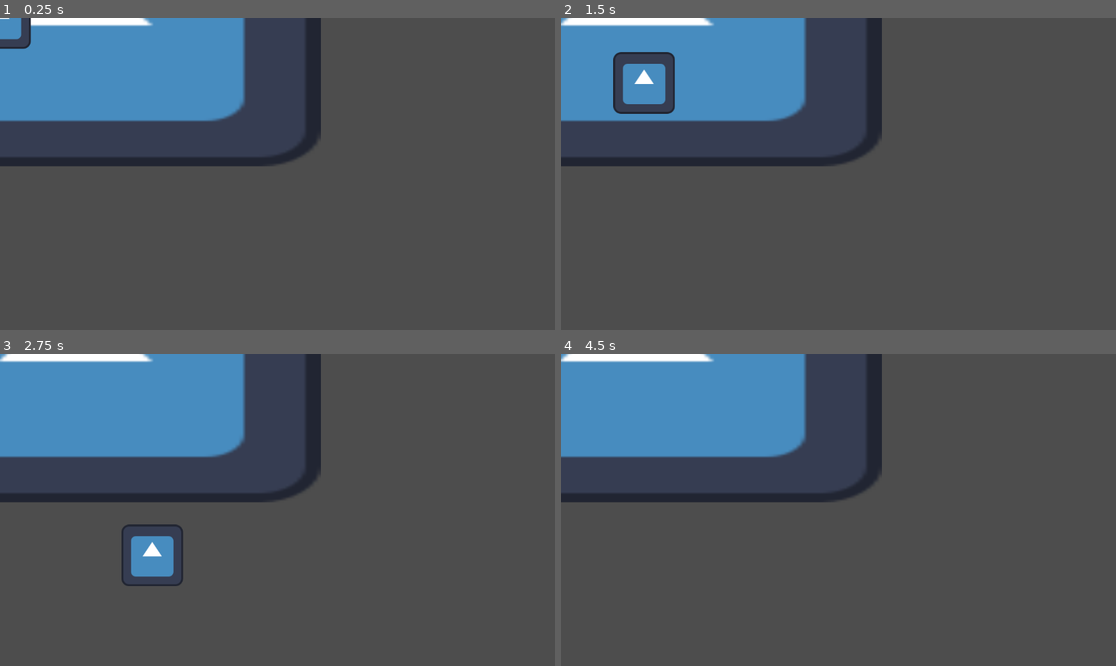
Above: before the commit, frames 1-4 (two rows, left to right).
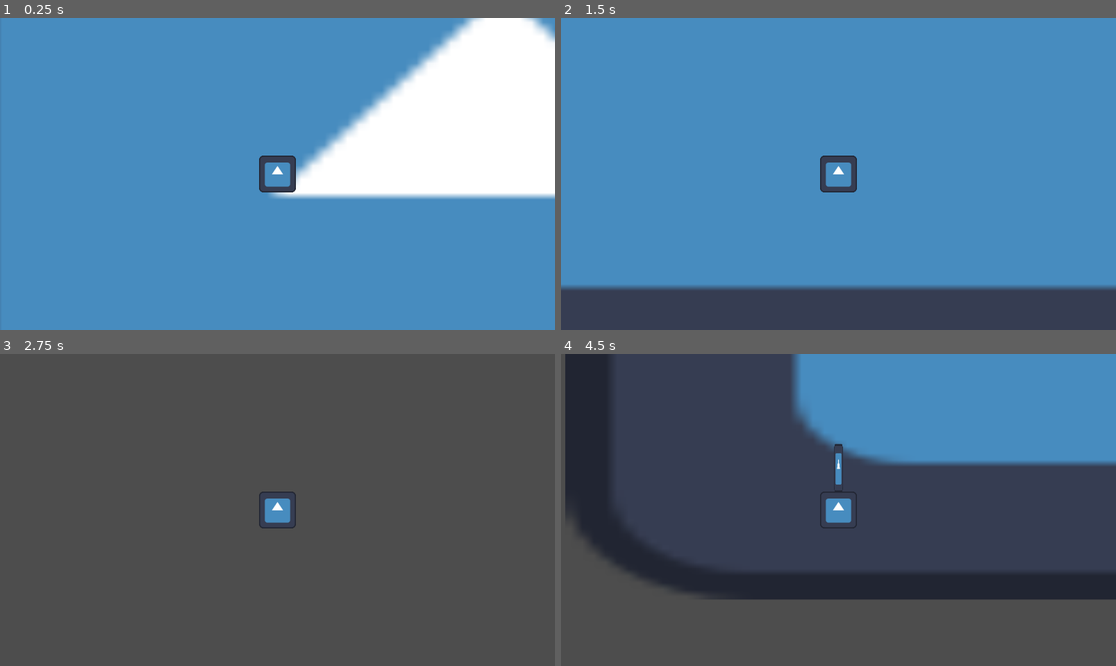
Above: after the commit, the same moments.

Repository: bigmonmulgrew/GodotJam70
Game: Godot game, scene res://Scenes/DELETEME.tscn
Same seed, same stepped clock (60 frames per second), same inputs: the game is played once before the commit and once after it. The project has no main scene, so this scene is started directly. The engine's default icon, where the game draws it, is replaced by a stand-in: a white triangle on a blue panel in a dark square.
Inputs (mouse positions are in pixels of both pictures, inside the frame that each line leads up to):
- Up to frame 1 (0.25 s): no input
- Up to frame 2 (1.5 s): tap Enter at 0.5 s; move the mouse to (960, 158) at 0.52 s; hold D (move_right) 0.53-1.28 s; click (960, 158) at 0.6 s; move the mouse to (727, 189) at 1.27 s; hold S (move_down) from 1.28 s (still down); tap Shift (defensive_action) at 1.35 s
- Up to frame 3 (2.75 s): click (166, 525) at 1.55 s; move the mouse to (333, 441) at 2.02 s; release S (move_down) at 2.03 s; hold D (move_right) from 2.03 s (still down); click (333, 441) at 2.1 s
- Up to frame 4 (4.5 s): move the mouse to (810, 572) at 2.77 s; release D (move_right) at 2.78 s; hold W (move_up) 2.78-3.53 s; click (810, 572) at 2.85 s; move the mouse to (1005, 556) at 3.52 s; hold A (move_left) from 3.53 s (still down); tap Shift (defensive_action) at 3.6 s; click (1005, 556) at 3.8 s; move the mouse to (672, 463) at 4.27 s; click (672, 463) at 4.35 s

The runs differ from the first frame. In frame 1, 86% of the frame differs, in the area x 0-100%, y 0-100%; in frame 2, 75%; in frame 3, 19%; in frame 4, 47%.

Commit message:
Added SwordSwipe Attack Component
Needs collision logic added

Diff:
--- a/Scenes/Character/character.tscn
+++ b/Scenes/Character/character.tscn
@@ -1,10 +1,11 @@
-[gd_scene load_steps=7 format=3 uid="uid://bs1eddaicb0iy"]
+[gd_scene load_steps=8 format=3 uid="uid://bs1eddaicb0iy"]
 
 [ext_resource type="Script" path="res://Scripts/Character/Character.gd" id="1_dxghx"]
 [ext_resource type="Texture2D" uid="uid://bsoah8gdmv5su" path="res://icon.svg" id="2_f665s"]
 [ext_resource type="PackedScene" uid="uid://cid0vv4el0hjd" path="res://Scenes/Components/health_component.tscn" id="2_jiiqt"]
 [ext_resource type="PackedScene" uid="uid://c74bwndkx5s18" path="res://Scenes/Components/user_movement_component.tscn" id="3_i4ace"]
 [ext_resource type="PackedScene" uid="uid://cjafnq2r4f08n" path="res://Scenes/Components/dash_component.tscn" id="5_36v8t"]
+[ext_resource type="PackedScene" uid="uid://b22mbah3esni7" path="res://Scenes/Components/Attacks/sword_swipe.tscn" id="6_iqirn"]
 
 [sub_resource type="RectangleShape2D" id="RectangleShape2D_4cjkn"]
 size = Vector2(130, 130)
@@ -14,9 +15,11 @@
 script = ExtResource("1_dxghx")
 
 [node name="Sprite2D" type="Sprite2D" parent="."]
+scale = Vector2(0.2, 0.2)
 texture = ExtResource("2_f665s")
 
 [node name="CollisionShape2D" type="CollisionShape2D" parent="."]
+scale = Vector2(0.2, 0.2)
 shape = SubResource("RectangleShape2D_4cjkn")
 
 [node name="HealthComponent" parent="." instance=ExtResource("2_jiiqt")]
@@ -25,3 +28,8 @@
 [node name="UserMovementComponent" parent="." instance=ExtResource("3_i4ace")]
 
 [node name="DashComponent" parent="." instance=ExtResource("5_36v8t")]
+
+[node name="Camera2D" type="Camera2D" parent="."]
+zoom = Vector2(3, 3)
+
+[node name="SwordSwipe" parent="." instance=ExtResource("6_iqirn")]
--- /dev/null
+++ b/Scenes/Components/Attacks/sword_swipe.tscn
@@ -0,0 +1,140 @@
+[gd_scene load_steps=7 format=3 uid="uid://b22mbah3esni7"]
+
+[ext_resource type="Script" path="res://Scripts/Components/Attacks/sword_swipe.gd" id="1_vciys"]
+[ext_resource type="Texture2D" uid="uid://bsoah8gdmv5su" path="res://icon.svg" id="2_dqlk2"]
+
+[sub_resource type="Animation" id="Animation_et1kh"]
+resource_name = "sword_attack"
+length = 0.2
+step = 0.01
+tracks/0/type = "value"
+tracks/0/imported = false
+tracks/0/enabled = true
+tracks/0/path = NodePath("Area2D:position")
+tracks/0/interp = 1
+tracks/0/loop_wrap = true
+tracks/0/keys = {
+"times": PackedFloat32Array(0.01, 0.1, 0.19),
+"transitions": PackedFloat32Array(1, 1, 1),
+"update": 0,
+"values": [Vector2(-9, 0), Vector2(0, -12), Vector2(14, -3)]
+}
+tracks/1/type = "value"
+tracks/1/imported = false
+tracks/1/enabled = true
+tracks/1/path = NodePath("Area2D:rotation")
+tracks/1/interp = 1
+tracks/1/loop_wrap = true
+tracks/1/keys = {
+"times": PackedFloat32Array(0.01, 0.1, 0.19),
+"transitions": PackedFloat32Array(1, 1, 1),
+"update": 0,
+"values": [-1.18206, -0.000213861, 1.46735]
+}
+tracks/2/type = "value"
+tracks/2/imported = false
+tracks/2/enabled = true
+tracks/2/path = NodePath("Area2D/CollisionShape2D:disabled")
+tracks/2/interp = 1
+tracks/2/loop_wrap = true
+tracks/2/keys = {
+"times": PackedFloat32Array(0, 0.01, 0.2),
+"transitions": PackedFloat32Array(1, 1, 1),
+"update": 1,
+"values": [true, false, true]
+}
+tracks/3/type = "value"
+tracks/3/imported = false
+tracks/3/enabled = true
+tracks/3/path = NodePath("Area2D/Sprite2D:visible")
+tracks/3/interp = 1
+tracks/3/loop_wrap = true
+tracks/3/keys = {
+"times": PackedFloat32Array(0, 0.01, 0.2),
+"transitions": PackedFloat32Array(1, 1, 1),
+"update": 1,
+"values": [false, true, false]
+}
+
+[sub_resource type="Animation" id="Animation_eeofq"]
+length = 0.001
+tracks/0/type = "value"
+tracks/0/imported = false
+tracks/0/enabled = true
+tracks/0/path = NodePath("Area2D:position")
+tracks/0/interp = 1
+tracks/0/loop_wrap = true
+tracks/0/keys = {
+"times": PackedFloat32Array(0),
+"transitions": PackedFloat32Array(1),
+"update": 0,
+"values": [Vector2(-9, 0)]
+}
+tracks/1/type = "value"
+tracks/1/imported = false
+tracks/1/enabled = true
+tracks/1/path = NodePath("Area2D:rotation")
+tracks/1/interp = 1
+tracks/1/loop_wrap = true
+tracks/1/keys = {
+"times": PackedFloat32Array(0),
+"transitions": PackedFloat32Array(1),
+"update": 0,
+"values": [-1.18206]
+}
+tracks/2/type = "value"
+tracks/2/imported = false
+tracks/2/enabled = true
+tracks/2/path = NodePath("Area2D/CollisionShape2D:disabled")
+tracks/2/interp = 1
+tracks/2/loop_wrap = true
+tracks/2/keys = {
+"times": PackedFloat32Array(0),
+"transitions": PackedFloat32Array(1),
+"update": 1,
+"values": [true]
+}
+tracks/3/type = "value"
+tracks/3/imported = false
+tracks/3/enabled = true
+tracks/3/path = NodePath("Area2D/Sprite2D:visible")
+tracks/3/interp = 1
+tracks/3/loop_wrap = true
+tracks/3/keys = {
+"times": PackedFloat32Array(0),
+"transitions": PackedFloat32Array(1),
+"update": 1,
+"values": [false]
+}
+
+[sub_resource type="AnimationLibrary" id="AnimationLibrary_nifnl"]
+_data = {
+"RESET": SubResource("Animation_eeofq"),
+"sword_attack": SubResource("Animation_et1kh")
+}
+
+[sub_resource type="RectangleShape2D" id="RectangleShape2D_qnkku"]
+size = Vector2(6, 33)
+
+[node name="SwordSwipe" type="Node2D"]
+script = ExtResource("1_vciys")
+
+[node name="AnimationPlayer" type="AnimationPlayer" parent="."]
+libraries = {
+"": SubResource("AnimationLibrary_nifnl")
+}
+
+[node name="Area2D" type="Area2D" parent="."]
+position = Vector2(-9, 0)
+rotation = -1.18206
+
+[node name="Sprite2D" type="Sprite2D" parent="Area2D"]
+visible = false
+position = Vector2(0.00340104, -17.0018)
+scale = Vector2(0.0469901, 0.25829)
+texture = ExtResource("2_dqlk2")
+
+[node name="CollisionShape2D" type="CollisionShape2D" parent="Area2D"]
+position = Vector2(0, -17)
+shape = SubResource("RectangleShape2D_qnkku")
+disabled = true
--- /dev/null
+++ b/Scripts/Components/Attacks/sword_swipe.gd
@@ -0,0 +1,12 @@
+extends Node2D
+
+@onready var anim_player: AnimationPlayer = $AnimationPlayer
+
+@export var damage: int = 10
+
+func _process(delta):
+	if Input.is_action_just_pressed("left_mouse_button"): _attack()
+
+
+func _attack():
+	anim_player.play("sword_attack")
--- a/project.godot
+++ b/project.godot
@@ -49,3 +49,8 @@
 "events": [Object(InputEventKey,"resource_local_to_scene":false,"resource_name":"","device":-1,"window_id":0,"alt_press …(182 unchanged characters)…
 ]
 }
+left_mouse_button={
+"deadzone": 0.5,
+"events": [Object(InputEventMouseButton,"resource_local_to_scene":false,"resource_name":"","device":-1,"window_id":0,"alt_pressed":false,"shift_pressed":false,"ctrl_pressed":false,"meta_pressed":false,"button_mask":1,"position":Vector2(168, 22),"global_position":Vector2(172, 63),"factor":1.0,"button_index":1,"canceled":false,"pressed":true,"double_click":false,"script":null)
+]
+}
